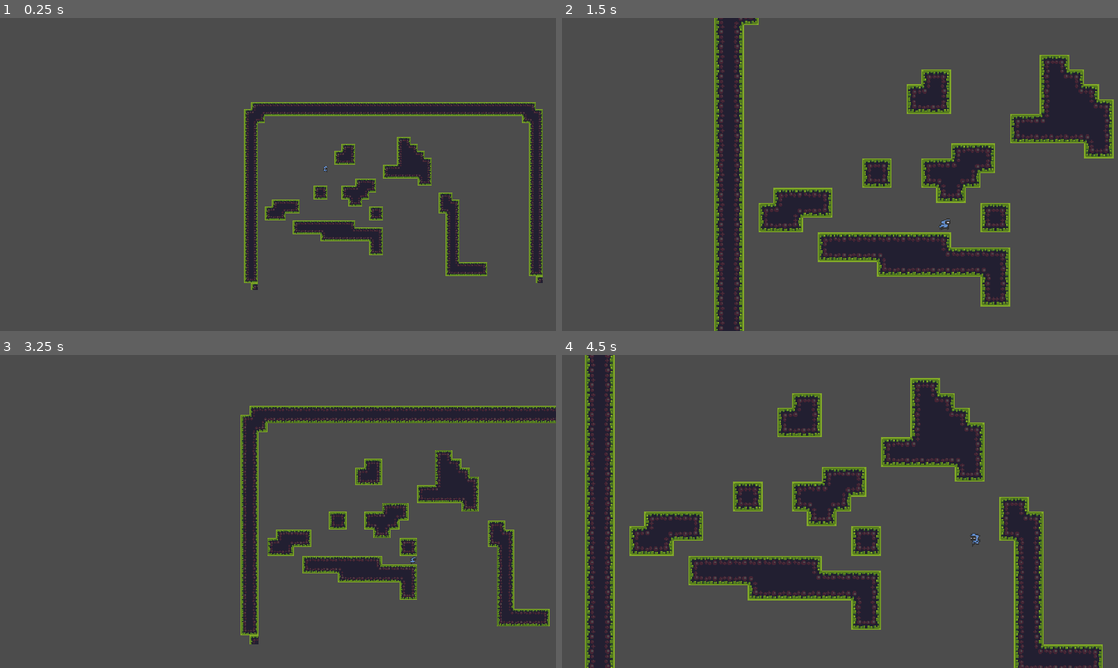
Above: before the commit, frames 1-4 (two rows, left to right).
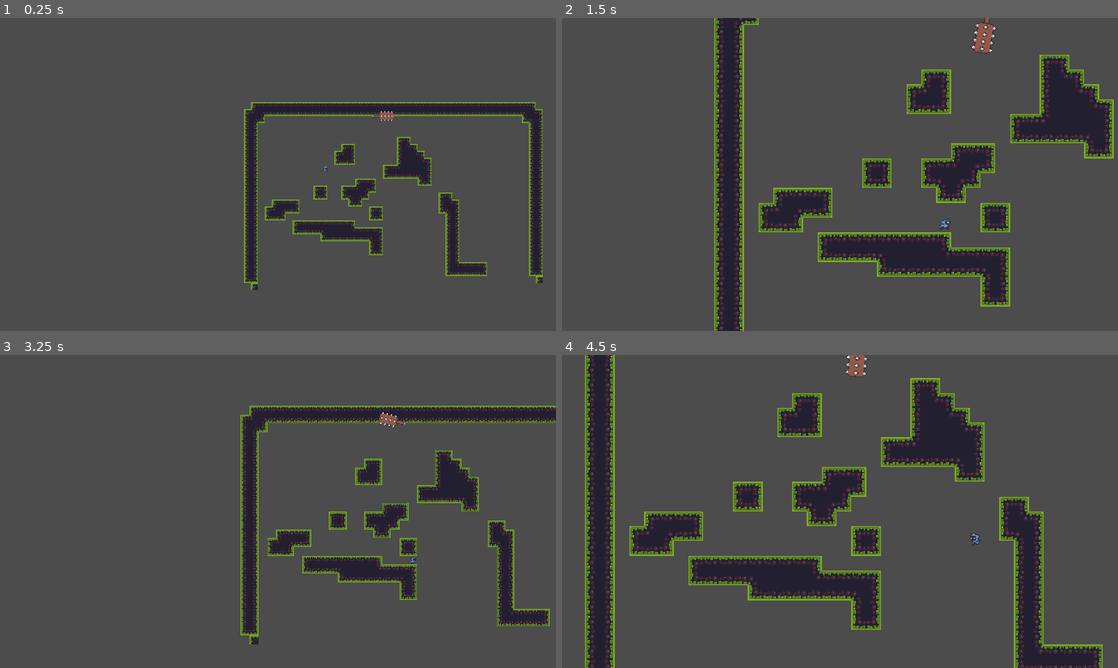
Above: after the commit, the same moments.

Repository: TheNoobBOBXD/2DPlatformer2022
Game: Godot game, scene res://Scenes/World.tscn
Same seed, same stepped clock (60 frames per second), same inputs: the game is played once before the commit and once after it. The project has no main scene, so this scene is started directly.
Inputs:
- Up to frame 1 (0.25 s): no input
- Up to frame 2 (1.5 s): hold D (right) from 0.53 s (still down); tap Z (zoom) at 0.6, 1.35 s; tap Space (jump) at 0.77 s
- Up to frame 3 (3.25 s): tap Space (jump) at 1.52, 3.02 s; release D (right) at 2.03 s; hold A (left) 2.03-2.78 s; tap Z (zoom) at 2.1, 2.85 s; hold D (right) from 2.78 s (still down)
- Up to frame 4 (4.5 s): tap Z (zoom) at 3.6, 4.35 s; tap Space (jump) at 3.77 s; release D (right) at 4.28 s; hold A (left) from 4.28 s (still down)

The runs differ from the first frame. In frame 1, less than 0.1% of the frame differs, in the area x 67-71%, y 29-33%; in frame 2, 0.3%, in the area x 73-79%, y 0-12%; in frame 3, 0.1%; in frame 4, 0.2%.

Commit message:
test not fully work swing
did at home

Diff:
--- /dev/null
+++ b/Scenes/SwingingTrap.gd
@@ -0,0 +1,10 @@
+extends Node2D
+
+
+
+func _ready():
+	$AnimationPlayer.play("Swing")
+
+func _on_Area2D_body_entered(body):
+	if body.is_in_group("Player"):
+		print("player dead")
--- a/Scenes/SwingingTrap.tscn
+++ b/Scenes/SwingingTrap.tscn
@@ -1,11 +1,51 @@
-[gd_scene format=2]
+[gd_scene load_steps=5 format=2]
+
+[ext_resource path="res://Scenes/SwingingTrap.gd" type="Script" id=1]
+[ext_resource path="res://Sprites/trap_suspended_anim_strip_18.png" type="Texture" id=2]
+
+[sub_resource type="Animation" id=1]
+length = 0.001
+tracks/0/type = "bezier"
+tracks/0/path = NodePath(".:rotation_degrees")
+tracks/0/interp = 1
+tracks/0/loop_wrap = true
+tracks/0/imported = false
+tracks/0/enabled = true
+tracks/0/keys = {
+"points": PoolRealArray( 0, -0.25, 0, 0.25, 0 ),
+"times": PoolRealArray( 0 )
+}
+
+[sub_resource type="Animation" id=2]
+resource_name = "Swing"
+length = 2.0
+loop = true
+tracks/0/type = "bezier"
+tracks/0/path = NodePath(".:rotation_degrees")
+tracks/0/interp = 1
+tracks/0/loop_wrap = true
+tracks/0/imported = false
+tracks/0/enabled = true
+tracks/0/keys = {
+"points": PoolRealArray( -153.828, -0.25, 0, 0.2, 2.48833, 162.188, -0.2, 1.44, 0.2, 1.44, -158.805, -0.2, 21.3237, 0.1, -0.38858 ),
+"times": PoolRealArray( 0, 1, 2 )
+}
 
 [node name="SwingingTrap" type="Node2D"]
+script = ExtResource( 1 )
 
 [node name="Sprite" type="Sprite" parent="."]
+position = Vector2( 0, 15 )
+texture = ExtResource( 2 )
+hframes = 18
 
 [node name="Area2D" type="Area2D" parent="."]
 
 [node name="CollisionPolygon2D" type="CollisionPolygon2D" parent="Area2D"]
+polygon = PoolVector2Array( 0, 14, -7, 14, -12, 19, -8, 21, -8, 24, -12, 27, -9, 29, -9, 31, -12, 35, -9, 37, -9, 40, -12, 43, -8, 45, -7, 47, 7, 47, 8, 45, 11, 43, 11, 41, 8, 40, 9, 37, 12, 35, 9, 32, 9, 29, 13, 27, 9, 24, 9, 21, 13, 19, 10, 16, 8, 16, 8, 14 )
 
 [node name="AnimationPlayer" type="AnimationPlayer" parent="."]
+anims/RESET = SubResource( 1 )
+anims/Swing = SubResource( 2 )
+
+[connection signal="body_entered" from="Area2D" to="." method="_on_Area2D_body_entered"]
--- a/Scenes/World.tscn
+++ b/Scenes/World.tscn
@@ -1,8 +1,9 @@
-[gd_scene load_steps=24 format=2]
+[gd_scene load_steps=25 format=2]
 
 [ext_resource path="res://Scenes/Player.tscn" type="PackedScene" id=1]
 [ext_resource path="res://Sprites/tileset.png" type="Texture" id=2]
 [ext_resource path="res://Scenes/Camera2D.gd" type="Script" id=3]
+[ext_resource path="res://Scenes/SwingingTrap.tscn" type="PackedScene" id=4]
 
 [sub_resource type="RectangleShape2D" id=1]
 extents = Vector2( 195.75, 10 )
@@ -221,3 +222,6 @@
 drag_margin_left = 0.08
 drag_margin_right = 0.08
 script = ExtResource( 3 )
+
+[node name="SwingingTrap" parent="." instance=ExtResource( 4 )]
+position = Vector2( 264, -144 )
Renamed: Sprites/FolderofDownloads/platform_metroidvania asset pack v1.01/miscellaneous sprites/trap_suspended_anim_strip_18.png -> Sprites/trap_suspended_anim_strip_18.png
Not shown, changed: Sprites/trap_suspended_anim_strip_18.png.import
